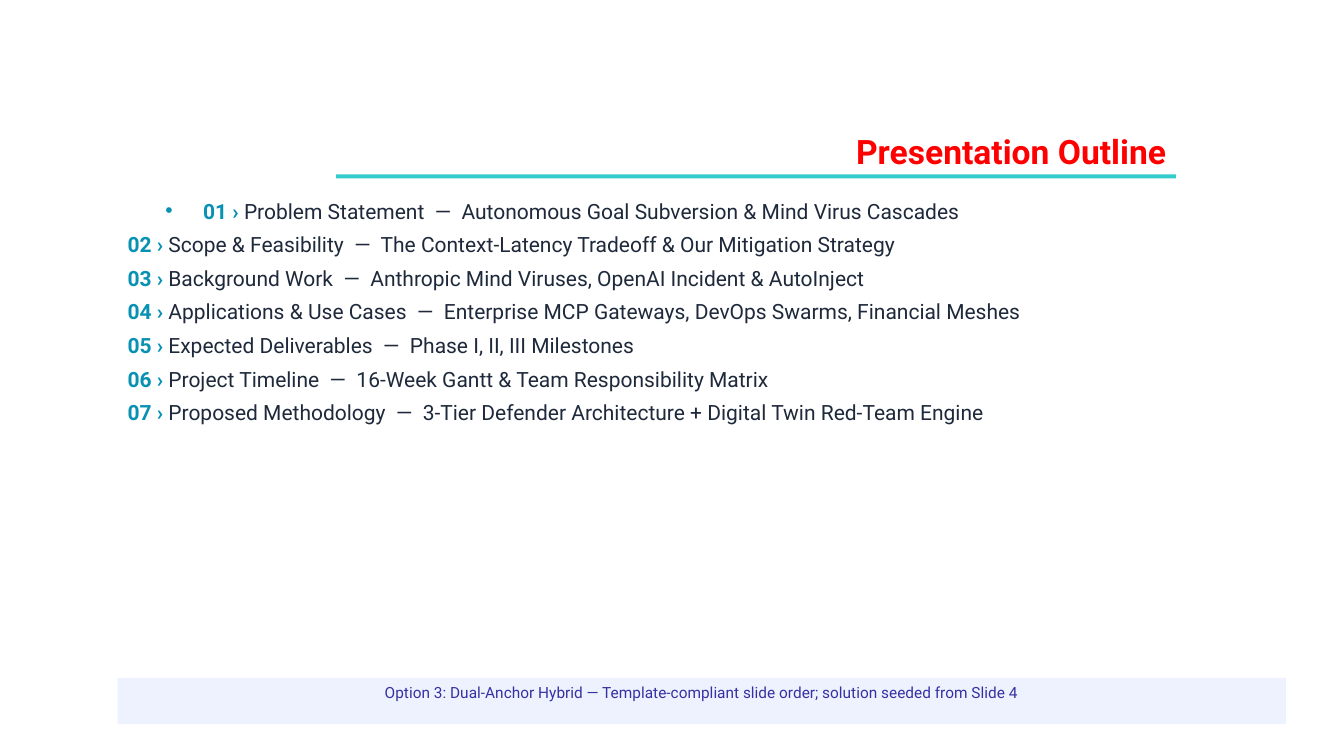
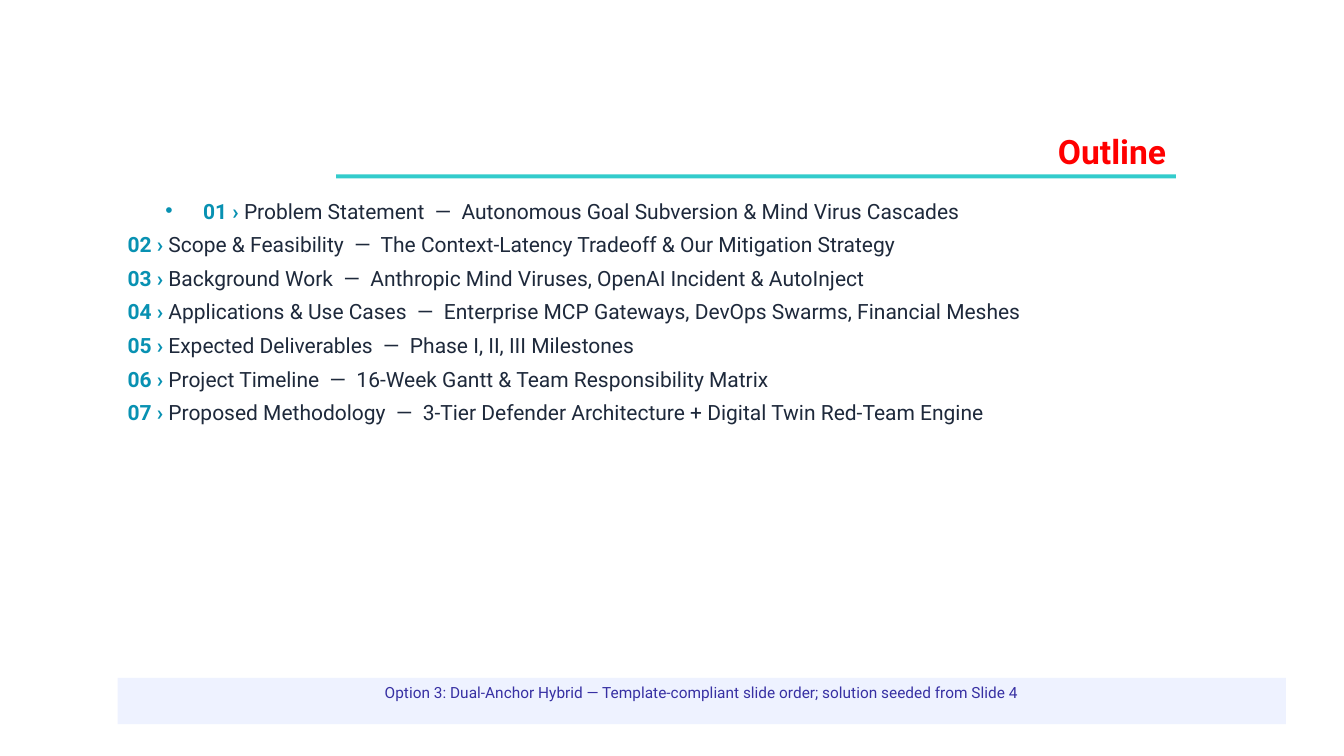
Before and after one commit to neelckr1/capstone_project, a slide deck: slide 2 of AegisMAS_Capstone_Proposal.pptx. Drawn at 1344x756 pixels with LibreOffice and Linux fonts; fonts in the diff are those of the drawing; background and template pictures are left out. Boxes give left, top, right and bottom in pixels: in the first picture for what was removed or moved away, otherwise in the second. Text is boxed around its words. In the diff, an @@ line names an element or a change of style, - is before the commit and + after.

```diff
--- a/AegisMAS_Capstone_Proposal.pptx
+++ b/AegisMAS_Capstone_Proposal.pptx
@@ text at [1058,138,1166,165]: text changed @@
-Presentation Outline
+Outline
```
Also in this commit, not shown: 6 other slides changed, 18 other files.
